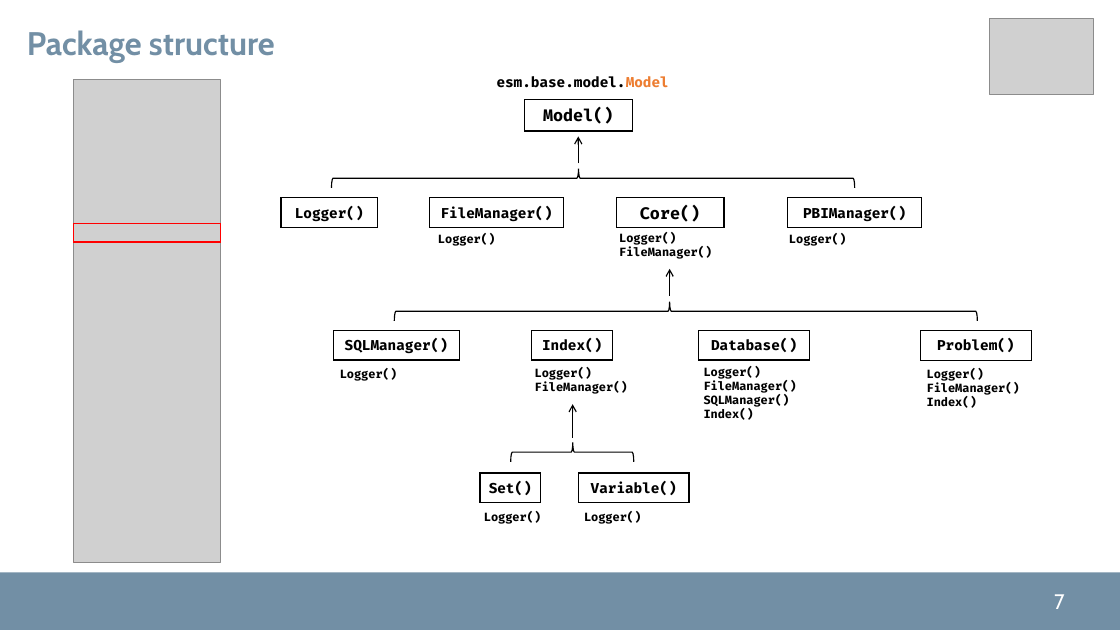
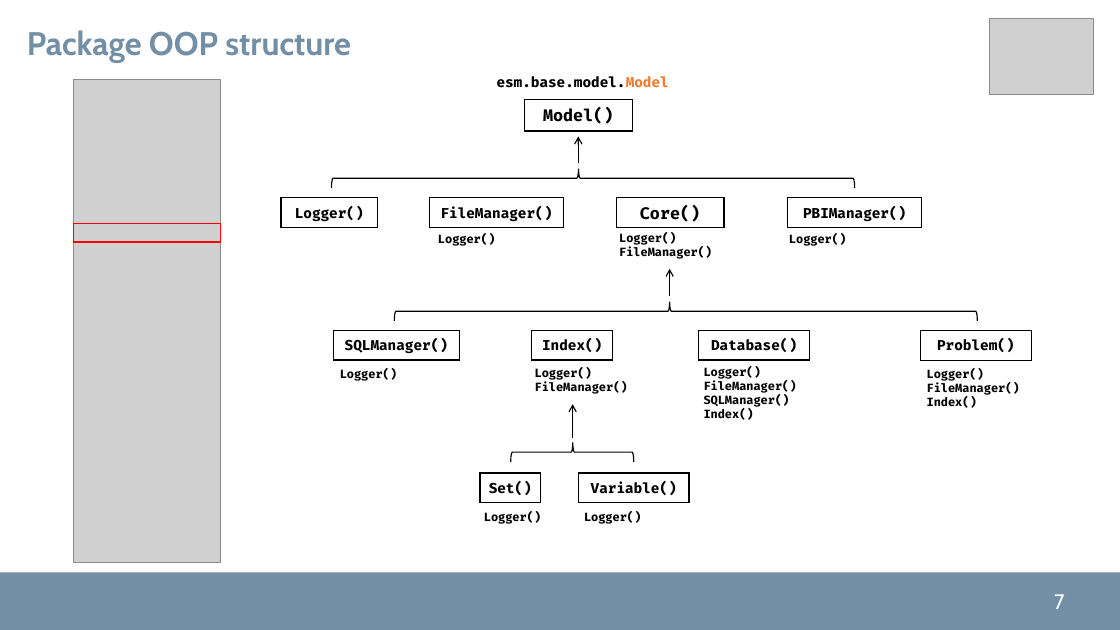
Before and after one commit to pyESM-project/pyesm, a slide deck: slide 7 of doc/pyesm.pptx. Drawn at 1120x630 pixels with LibreOffice and Linux fonts; fonts in the diff are those of the drawing; grey boxes stand for pictures; background and template pictures are left out. Boxes give left, top, right and bottom in pixels: in the first picture for what was removed or moved away, otherwise in the second. Text is boxed around its words. In the diff, an @@ line names an element or a change of style, - is before the commit and + after.

```diff
--- a/doc/pyesm.pptx
+++ b/doc/pyesm.pptx
@@ text at [27,30,351,63]: text changed @@
-Package structure
+Package OOP structure
```
Also in this commit, not shown: 5 other slides changed, 9 other files.
